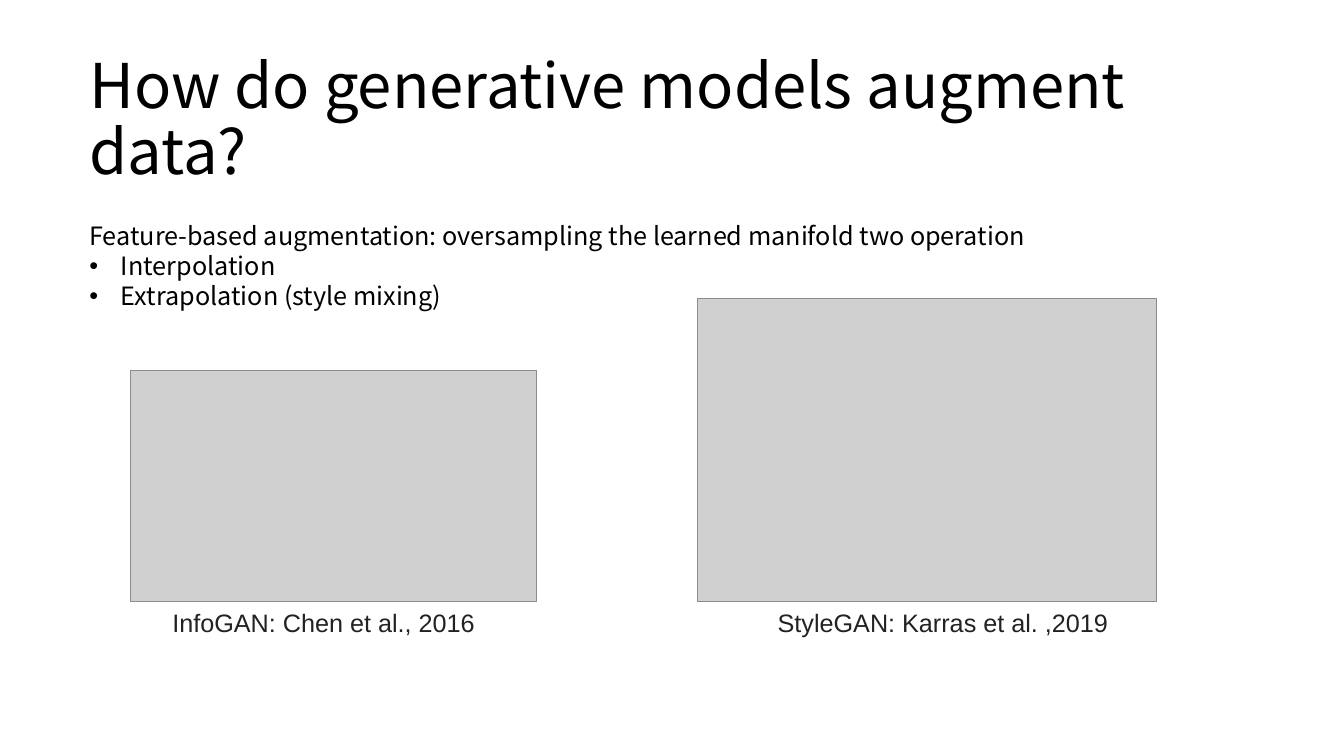
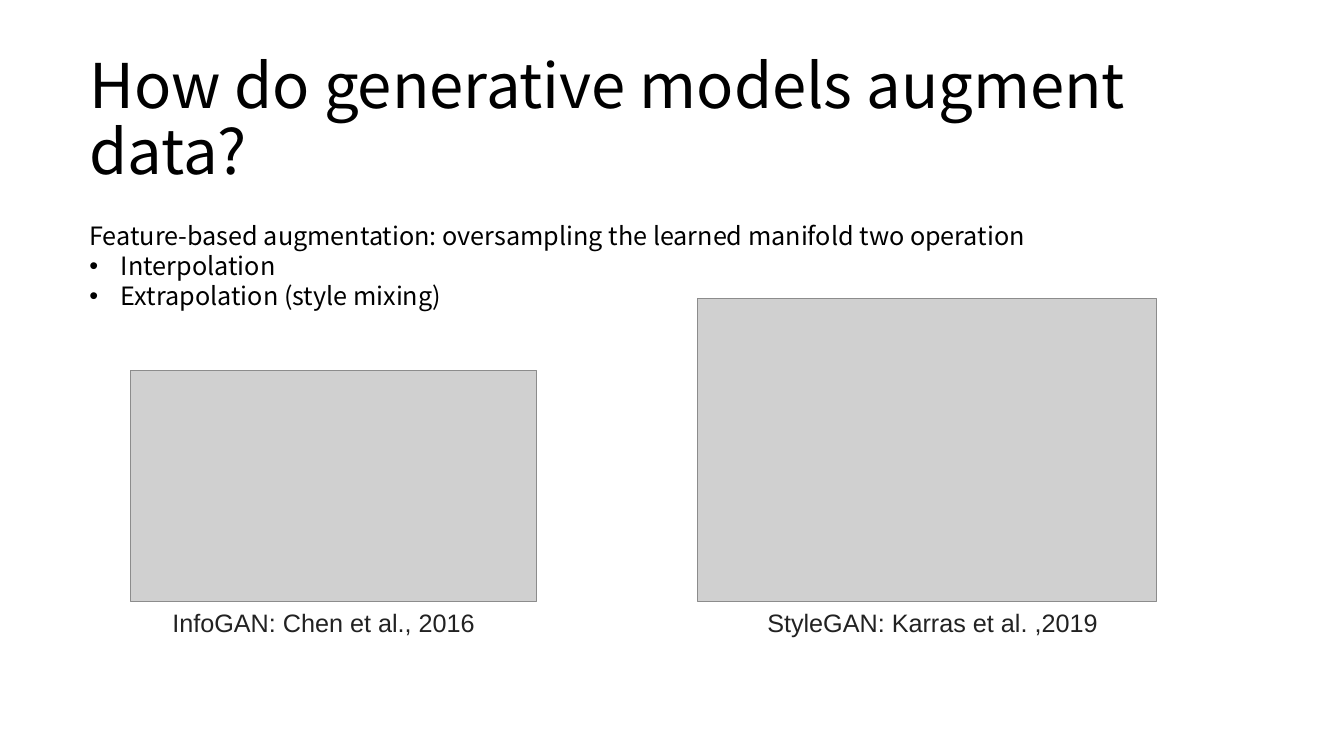
Before and after one commit to Fusang-Wang/featureMeasure, a slide deck: slide 9 of report/measuring feature G M.pptx. Drawn at 1344x756 pixels with LibreOffice and Linux fonts; fonts in the diff are those of the drawing; grey boxes stand for pictures. Boxes give left, top, right and bottom in pixels: in the first picture for what was removed or moved away, otherwise in the second. Text is boxed around its words. In the diff, an @@ line names an element or a change of style, - is before the commit and + after.

```diff
--- a/report/measuring feature G M.pptx
+++ b/report/measuring feature G M.pptx
@@ text "StyleGAN: Karras et al. ,2019": place and size @@
-text "StyleGAN: Karras et al. ,2019" at <box>778,613,1108,637</box>
+text "StyleGAN: Karras et al. ,2019" at <box>767,613,1098,637</box>
```
Also in this commit, not shown: 3 other slides changed, 1 slide added, 2 other files.
